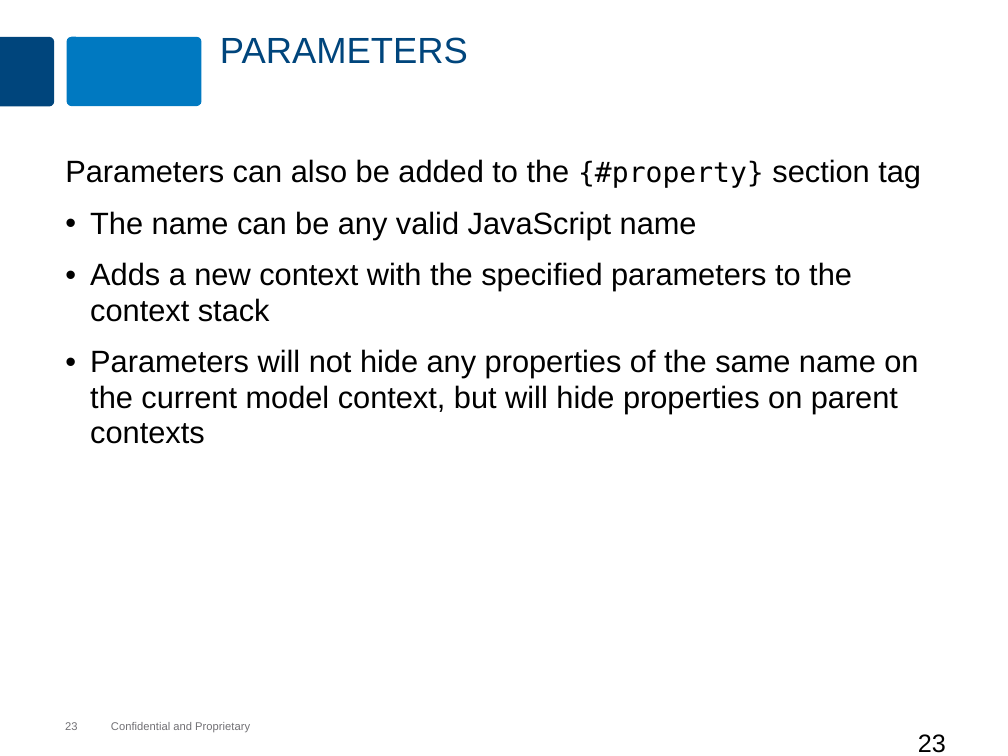
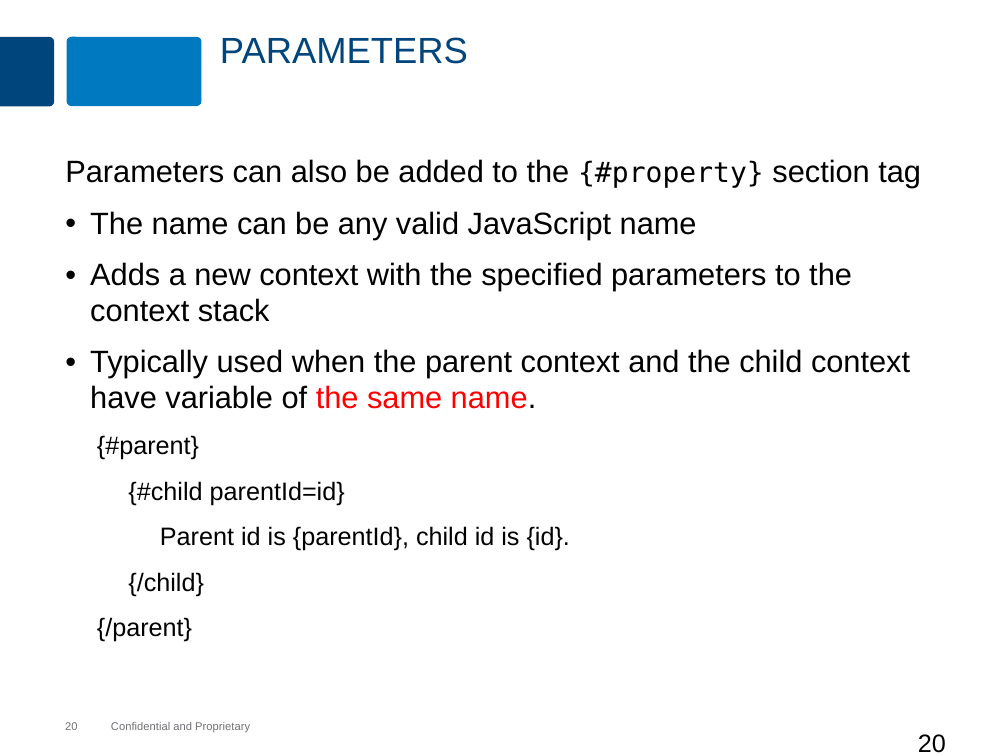
Before and after one commit to MaxMillington/nodePractice, a slide deck: slide 20 of node/lesson-83-dustjs/dustjs.pptx (slide 23 before the commit). Drawn at 1008x756 pixels with LibreOffice and Linux fonts; fonts in the diff are those of the drawing; background and template pictures are left out. Boxes give left, top, right and bottom in pixels: in the first picture for what was removed or moved away, otherwise in the second. Text is boxed around its words. In the diff, an @@ line names an element or a change of style, - is before the commit and + after.

```diff
--- a/node/lesson-83-dustjs/dustjs.pptx
+++ b/node/lesson-83-dustjs/dustjs.pptx
@@ text at (90, 349, 910, 642): text changed; size 22 to 18 pt @@
-• Parameters will not hide any properties of the same name on the current model context, but will hide properties on parent contexts
+• Typically used when the parent context and the child context have variable of the same name.
+  {#parent}
+    {#child parentId=id}
+      Parent id is {parentId}, child id is {id}.
+    {/child}
+  {/parent}
@@ page number at (65, 722, 77, 730): text changed @@
-23
+20
@@ page number at (918, 734, 946, 753): text changed @@
-23
+20
```
Also in this commit, not shown: 10 other slides changed, 2 slides added, 16 slides removed, 4 other files.
